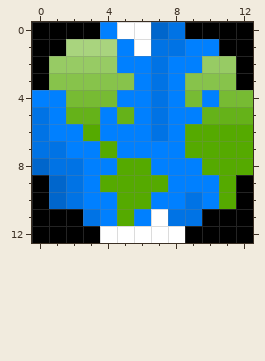
Pixel-art sprite: src/sml/earth.png. Above is the file before it was changed.
The file is 208x208 pixels, drawn in blocks of 16x16; one block is one cell here.
After the commit:
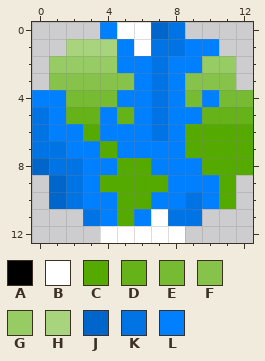
Palette (. is transparent): A #000000  B #ffffff  C #55aa00  D #65b219  E #77bb33  F #87c34b  G #97cb64  H #a9d47e  J #0066cc  K #0073e5  L #0080ff
What changed:
y 0: x 0..3 AAAA -> ....; x 9..12 AAAA -> ....
y 1: x 0..1 AA -> ..; x 11..12 AA -> ..
y 2..3: x 0 A -> .; x 12 A -> .
y 9..10: x 0 A -> .; x 12 A -> .
y 11: x 0..2 AAA -> ...; x 10..12 AAA -> ...
y 12: x 0..3 AAAA -> ....; x 9..12 AAAA -> ....
Boxes around the changes in both pictures, in picture pixels (x1, y1, x2, y2):
erased: (32, 22, 100, 90)
erased: (185, 22, 253, 90)
erased: (32, 175, 100, 243)
erased: (185, 175, 253, 243)
